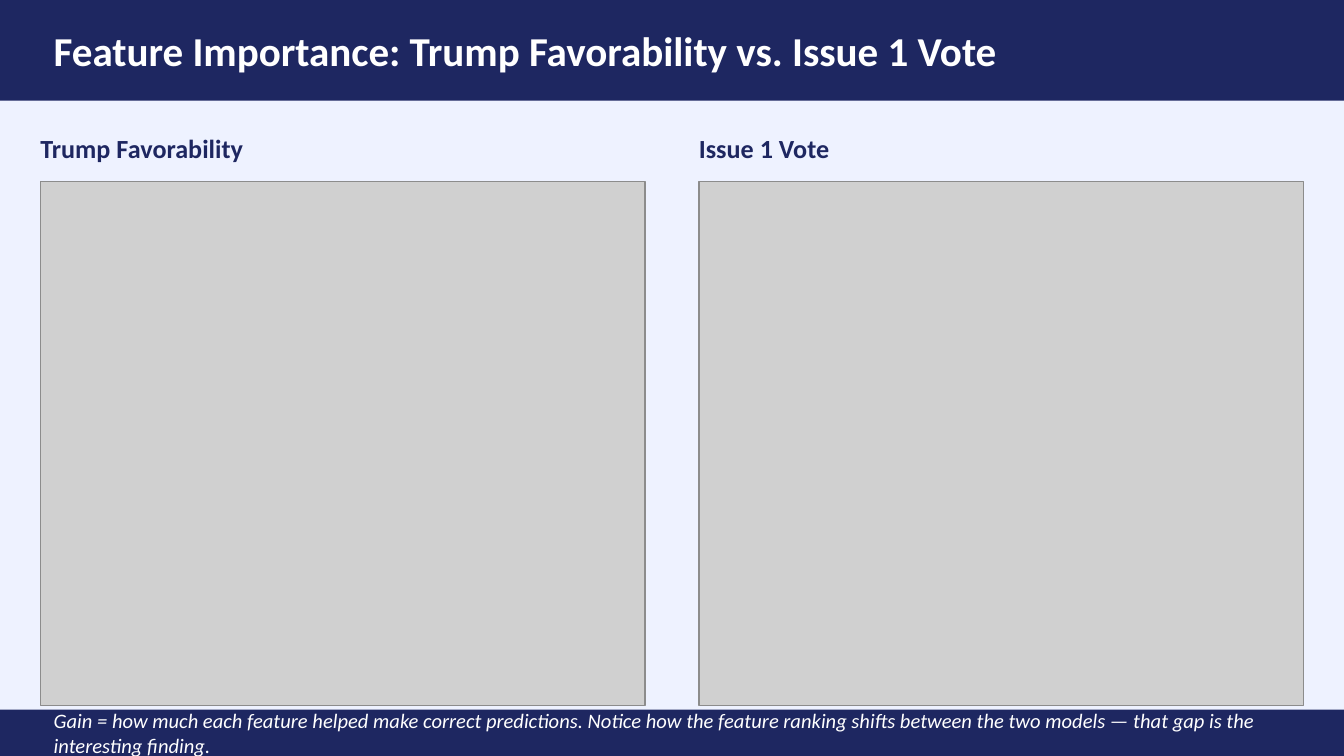
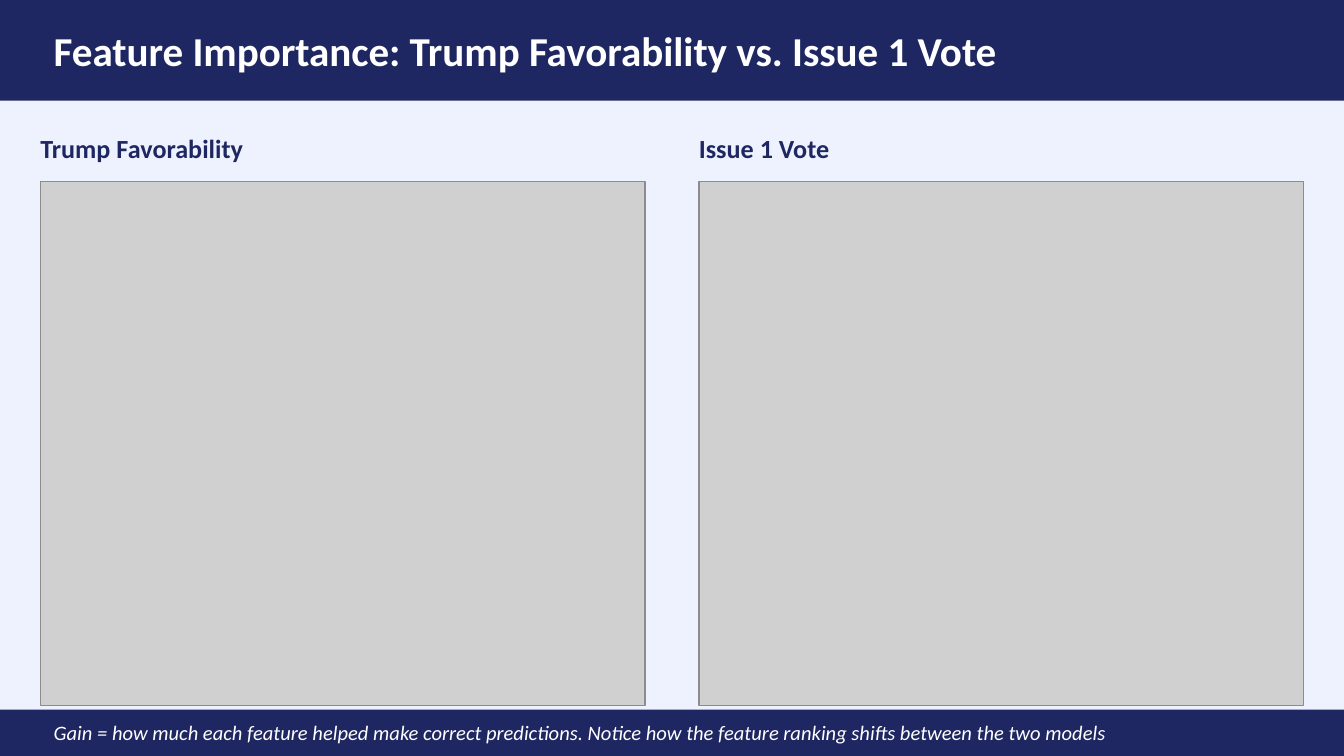
Before and after one commit to cballard18/campaign-stats-modeling-intro, a slide deck: slide 18 of Predictive_Modeling_Lunch_Learn.pptx. Drawn at 1344x756 pixels with LibreOffice and Linux fonts; fonts in the diff are those of the drawing; grey boxes stand for pictures. Boxes give left, top, right and bottom in pixels: in the first picture for what was removed or moved away, otherwise in the second. Text is boxed around its words. In the diff, an @@ line names an element or a change of style, - is before the commit and + after.

```diff
--- a/Predictive_Modeling_Lunch_Learn.pptx
+++ b/Predictive_Modeling_Lunch_Learn.pptx
@@ text at (54,725,1105,744): text changed @@
-Gain = how much each feature helped make correct predictions. Notice how the feature ranking shifts between the two models — that gap is the interesting finding.
+Gain = how much each feature helped make correct predictions. Notice how the feature ranking shifts between the two models
```
Also in this commit, not shown: 13 other slides changed.
